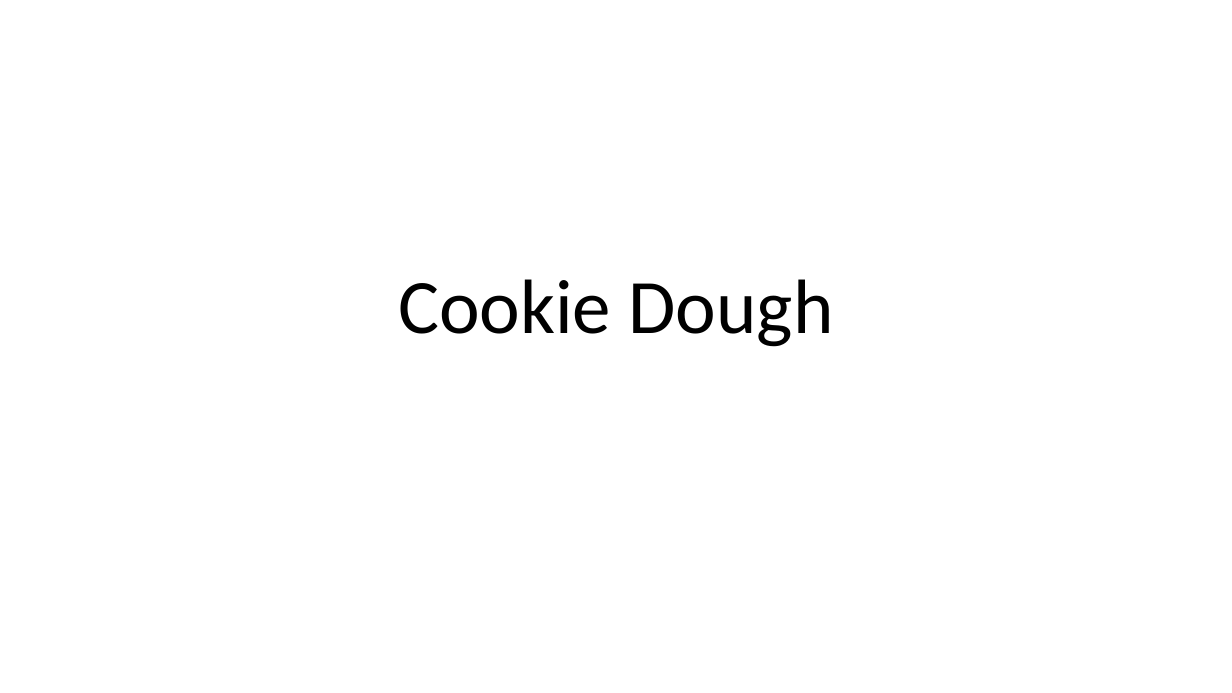
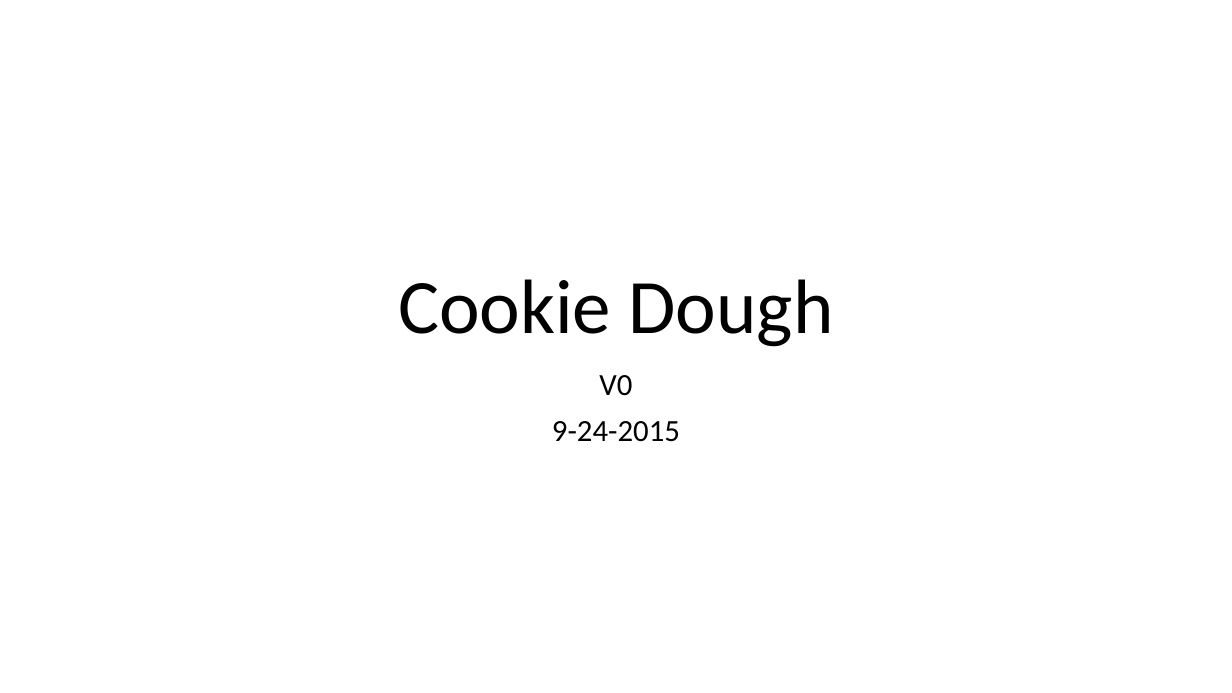
Before and after one commit to Excitingland/Cookie-Dough, a slide deck: slide 1 of Cookie Dough v0 draft.pptx. Drawn at 1232x693 pixels with LibreOffice and Linux fonts; fonts in the diff are those of the drawing. Boxes give left, top, right and bottom in pixels: in the first picture for what was removed or moved away, otherwise in the second. Text is boxed around its words. In the diff, an @@ line names an element or a change of style, - is before the commit and + after.

Commit message:
update pptx with today's date and version

```diff
--- a/Cookie Dough v0 draft.pptx
+++ b/Cookie Dough v0 draft.pptx
@@ subtitle added at bbox=[552, 375, 680, 442], 24 pt, text #000000 @@
+V0
+9-24-2015
```
